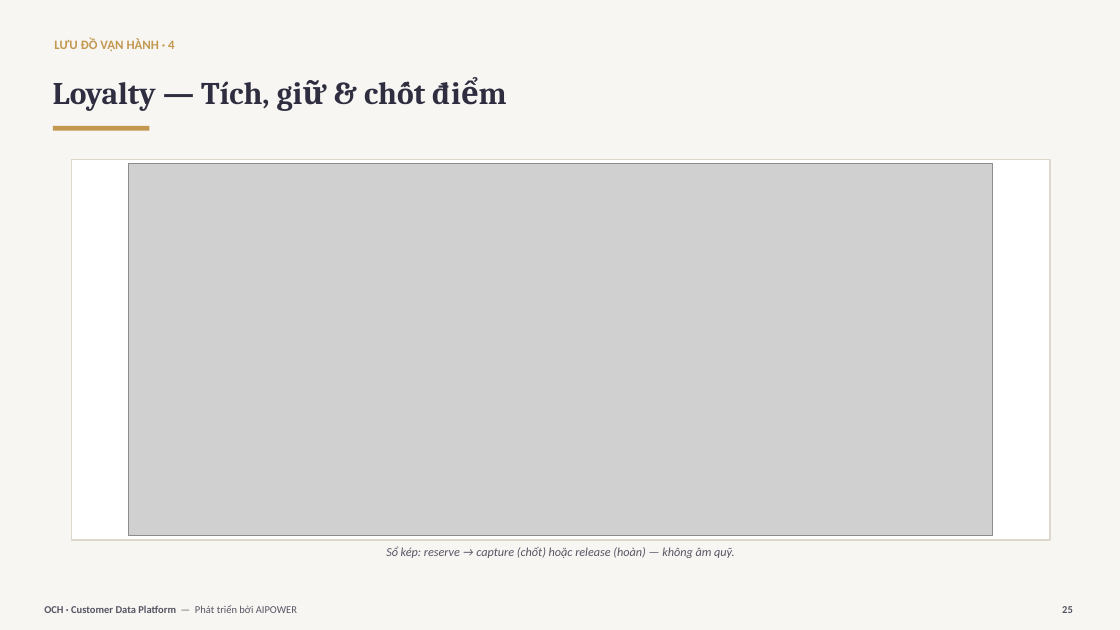
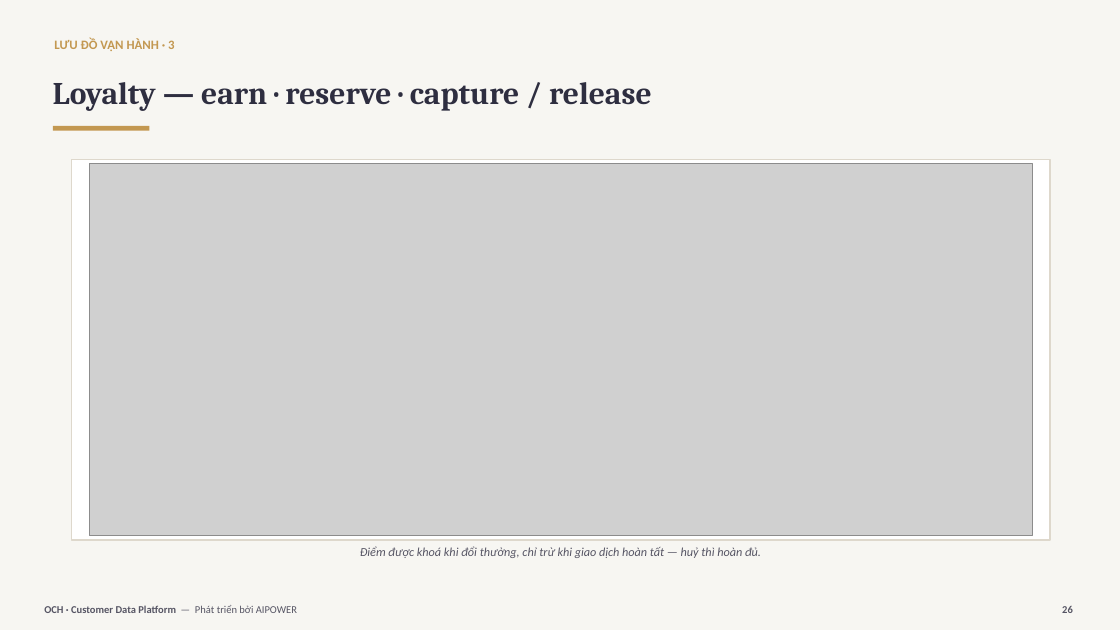
Before and after one commit to trungtm78/AICDP, a slide deck: slide 26 of docs/OCH-CDP-Gioi-thieu.pptx (slide 25 before the commit). Drawn at 1120x630 pixels with LibreOffice and Linux fonts; fonts in the diff are those of the drawing; grey boxes stand for pictures. Boxes give left, top, right and bottom in pixels: in the first picture for what was removed or moved away, otherwise in the second. Text is boxed around its words. In the diff, an @@ line names an element or a change of style, - is before the commit and + after.

```diff
--- a/docs/OCH-CDP-Gioi-thieu.pptx
+++ b/docs/OCH-CDP-Gioi-thieu.pptx
@@ text at (x1=54, y1=38, x2=174, y2=51): text changed @@
-LƯU ĐỒ VẬN HÀNH · 4
+LƯU ĐỒ VẬN HÀNH · 3
@@ text at (x1=53, y1=82, x2=652, y2=111): text changed @@
-Loyalty — Tích, giữ & chốt điểm
+Loyalty — earn · reserve · capture / release
@@ picture resized from (x1=129, y1=164, x2=993, y2=536) to (x1=89, y1=164, x2=1032, y2=536) @@
@@ text at (x1=360, y1=546, x2=761, y2=558): text changed @@
-Sổ kép: reserve → capture (chốt) hoặc release (hoàn) — không âm quỹ.
+Điểm được khoá khi đổi thưởng, chỉ trừ khi giao dịch hoàn tất — huỷ thì hoàn đủ.
@@ text at (x1=1062, y1=606, x2=1073, y2=613): text changed @@
-25
+26
```
Also in this commit, not shown: 33 other slides changed, 10 slides added, 12 slides removed, 6 other files.
